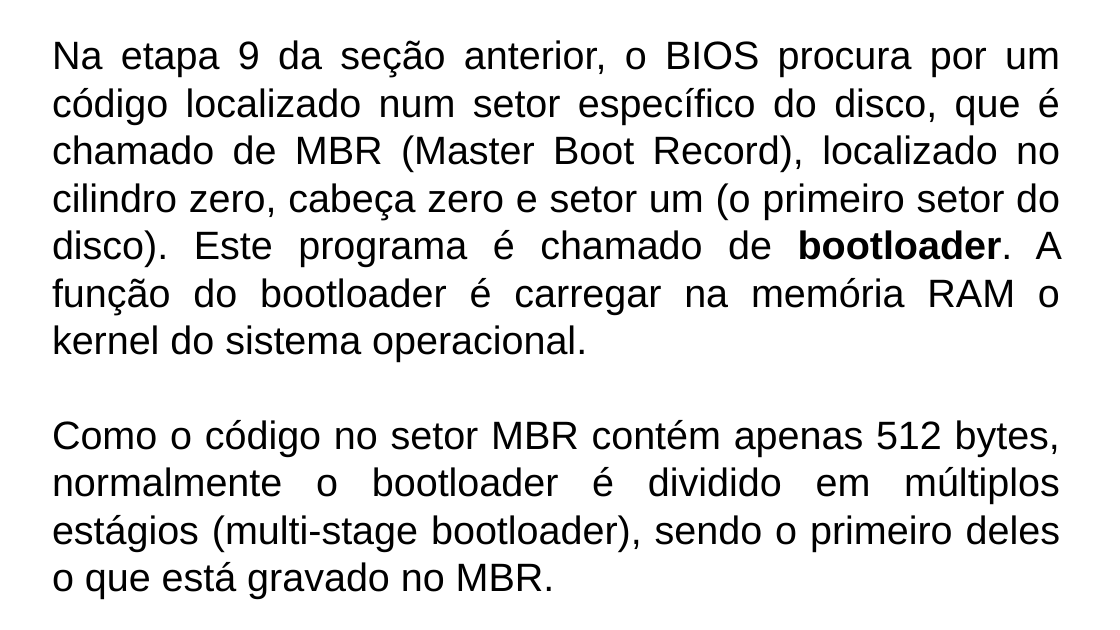
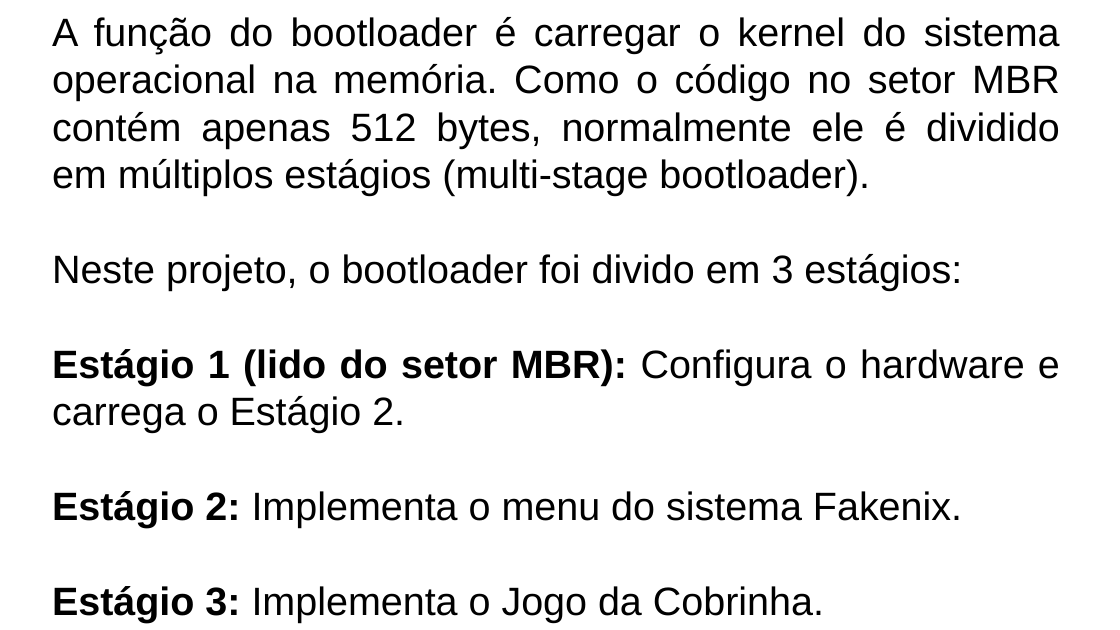
Before and after one commit to LeandroApAlmeida/Bootloader, a slide deck: slide 11 of doc/Fakenix.odp (slide 14 before the commit). Drawn at 1120x630 pixels with LibreOffice and Linux fonts; fonts in the diff are those of the drawing. Boxes give left, top, right and bottom in pixels: in the first picture for what was removed or moved away, otherwise in the second. Text is boxed around its words. In the diff, an @@ line names an element or a change of style, - is before the commit and + after.

```diff
--- a/doc/Fakenix.odp
+++ b/doc/Fakenix.odp
@@ text at bbox=[52, 17, 1060, 623]: text changed @@
-Na etapa 9 da seção anterior, o BIOS procura por um código localizado num setor específico do disco, que é chamado de MBR (Master Boot Record), localizado no cilindro zero, cabeça zero e setor um (o primeiro setor do disco). Este programa é chamado de bootloader. A função do bootloader é carregar na memória RAM o kernel do sistema operacional.
-Como o código no setor MBR contém apenas 512 bytes, normalmente o bootloader é dividido em múltiplos estágios (multi-stage bootloader), sendo o primeiro deles o que está gravado no MBR.
+A função do bootloader é carregar o kernel do sistema operacional na memória. Como o código no setor MBR contém apenas 512 bytes, normalmente ele é dividido em múltiplos estágios (multi-stage bootloader).
+Neste projeto, o bootloader foi divido em 3 estágios:
+Estágio 1 (lido do setor MBR): Configura o hardware e carrega o Estágio 2.
+Estágio 2: Implementa o menu do sistema Fakenix.
+Estágio 3: Implementa o Jogo da Cobrinha.
```
Also in this commit, not shown: 26 other slides changed, 5 slides added, 7 slides removed, 2 other files.
